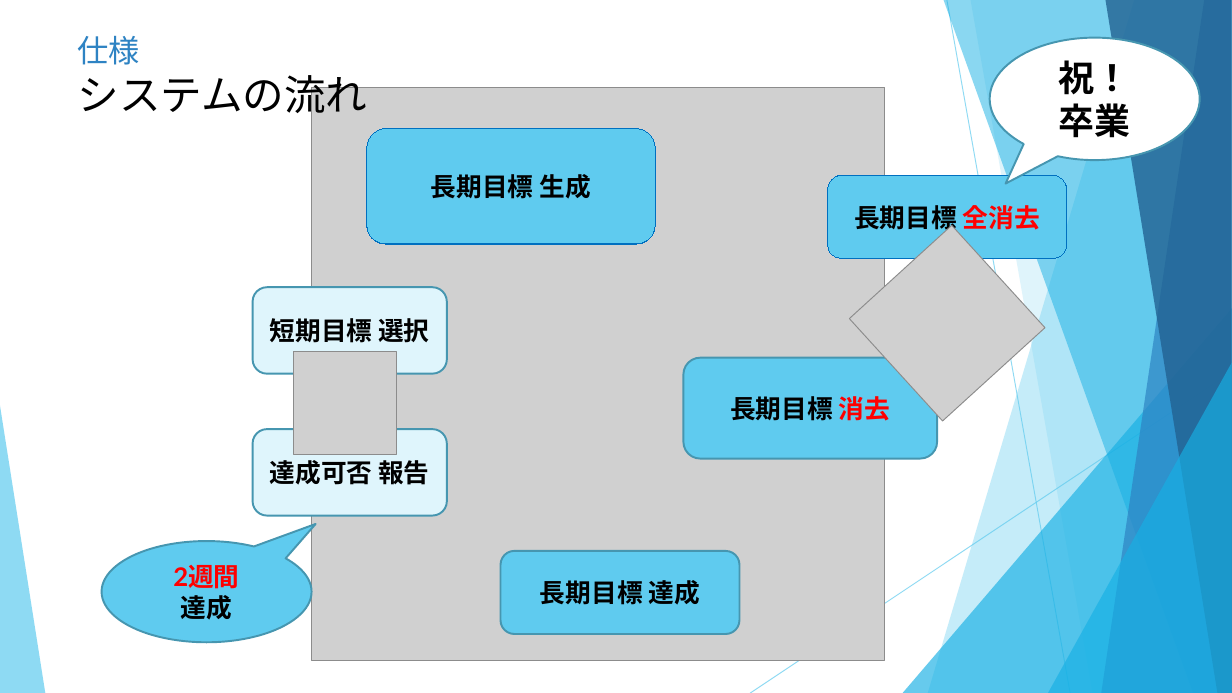
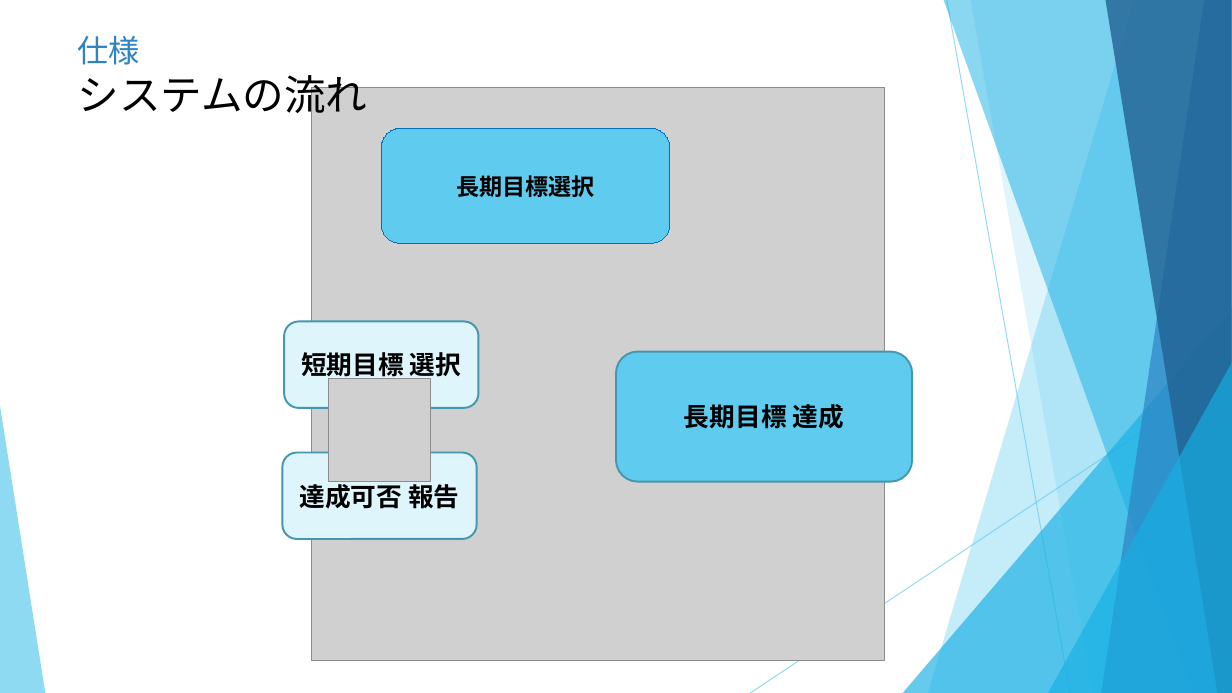
Before and after one commit to dojo2022/C-5, a slide deck: slide 5 of C5_配布資料/0630_C-5 _発表資料.pptx. Drawn at 1232x693 pixels with LibreOffice and Linux fonts; fonts in the diff are those of the drawing; grey boxes stand for pictures. Boxes give left, top, right and bottom in pixels: in the first picture for what was removed or moved away, otherwise in the second. Text is boxed around its words. In the diff, an @@ line names an element or a change of style, - is before the commit and + after.

```diff
--- a/C5_配布資料/0630_C-5 _発表資料.pptx
+++ b/C5_配布資料/0630_C-5 _発表資料.pptx
@@ speech bubble removed at (990, 38, 1200, 161) @@
-祝！
-卒業
@@ rounded rectangle removed at (367, 128, 655, 244) @@
-長期目標 生成
@@ rounded rectangle "長期目標選択": place and size @@
-rounded rectangle "長期目標選択" at (367, 128, 655, 244)
+rounded rectangle "長期目標選択" at (382, 128, 670, 244)
@@ rounded rectangle removed at (828, 176, 1067, 259) @@
-長期目標 全消去
@@ picture removed at (849, 226, 1045, 421) @@
@@ rounded rectangle "短期目標 選択": place and size @@
-rounded rectangle "短期目標 選択" at (252, 287, 446, 374)
+rounded rectangle "短期目標 選択" at (285, 322, 479, 409)
@@ rounded rectangle "長期目標 達成": place and size @@
-rounded rectangle "長期目標 達成" at (501, 551, 740, 634)
+rounded rectangle "長期目標 達成" at (616, 351, 913, 482)
@@ rounded rectangle removed at (684, 358, 938, 458) @@
-長期目標 消去
@@ picture: place and size @@
-picture at (294, 351, 396, 454)
+picture at (328, 379, 431, 482)
@@ rounded rectangle "達成可否 報告": place and size @@
-rounded rectangle "達成可否 報告" at (252, 429, 446, 516)
+rounded rectangle "達成可否 報告" at (283, 453, 477, 540)
@@ speech bubble removed at (102, 542, 311, 643) @@
-2週間
-達成
```
Also in this commit, not shown: 10 other slides changed.
